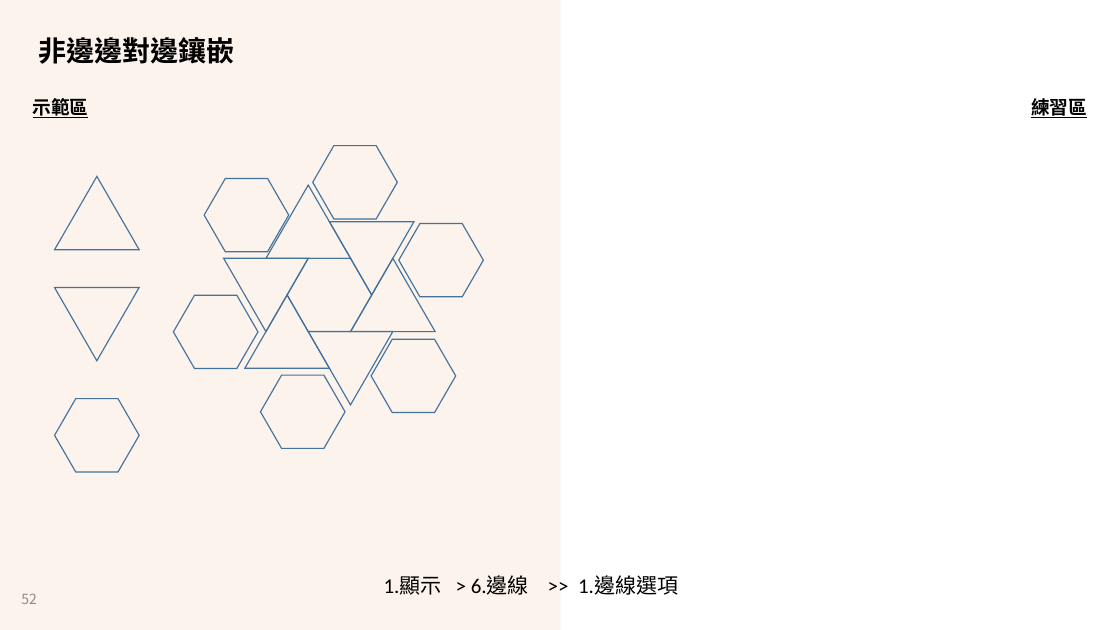
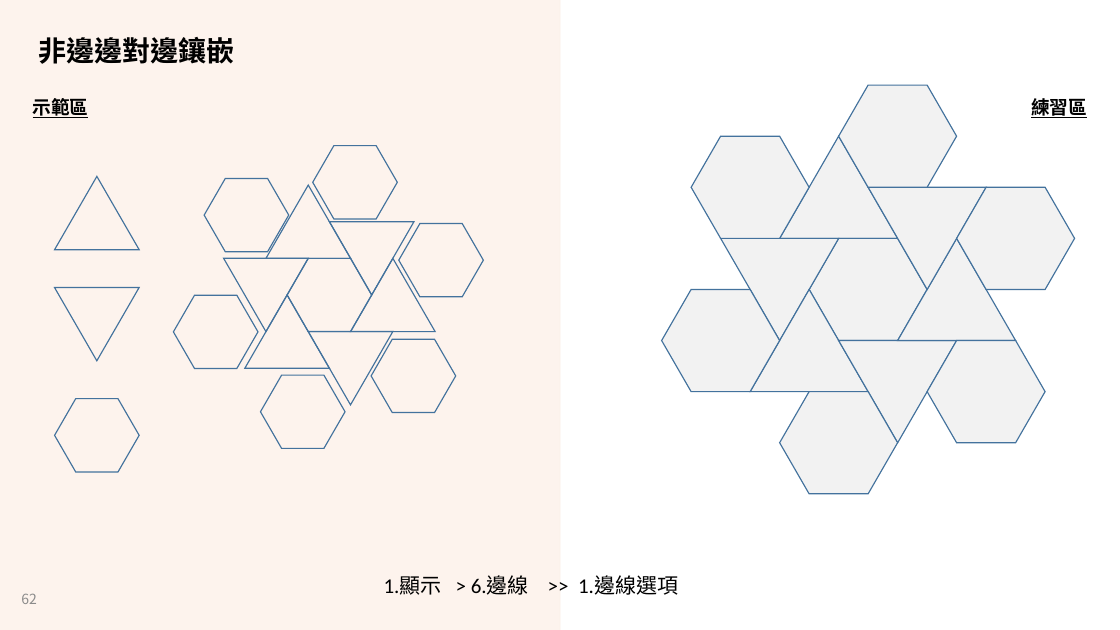
Before and after one commit to LittleD3092/My-Vault, a slide deck: slide 62 of Patterning and Drawing/4/AMA-數藝-5-2-5-密鋪-轉化-2024-0419.pptx (slide 52 before the commit). Drawn at 1120x630 pixels with LibreOffice and Linux fonts; fonts in the diff are those of the drawing; background and template pictures are left out. Boxes give left, top, right and bottom in pixels: in the first picture for what was removed or moved away, otherwise in the second. Text is boxed around its words. In the diff, an @@ line names an element or a change of style, - is before the commit and + after.

```diff
--- a/Patterning and Drawing/4/AMA-數藝-5-2-5-密鋪-轉化-2024-0419.pptx
+++ b/Patterning and Drawing/4/AMA-數藝-5-2-5-密鋪-轉化-2024-0419.pptx
@@ freeform shape added at box(839, 85, 956, 187), fill #F2F2F2, outline #43739E 1 pt @@
@@ freeform shape added at box(691, 136, 809, 239), fill #F2F2F2, outline #43739E 1 pt @@
@@ freeform shape added at box(780, 136, 897, 239), fill #F2F2F2, outline #43739E 1 pt @@
@@ freeform shape added at box(868, 137, 1016, 290), fill #F2F2F2, outline #43739E 1 pt @@
@@ freeform shape added at box(721, 187, 869, 340), fill #F2F2F2, outline #43739E 1 pt @@
@@ freeform shape added at box(957, 187, 1075, 290), fill #F2F2F2, outline #43739E 1 pt @@
@@ freeform shape added at box(809, 239, 927, 341), fill #F2F2F2, outline #43739E 1 pt @@
@@ freeform shape added at box(898, 239, 1016, 341), fill #F2F2F2, outline #43739E 1 pt @@
@@ freeform shape added at box(662, 290, 780, 392), fill #F2F2F2, outline #43739E 1 pt @@
@@ freeform shape added at box(750, 290, 898, 443), fill #F2F2F2, outline #43739E 1 pt @@
@@ freeform shape added at box(839, 340, 956, 443), fill #F2F2F2, outline #43739E 1 pt @@
@@ freeform shape added at box(928, 340, 1045, 443), fill #F2F2F2, outline #43739E 1 pt @@
@@ freeform shape added at box(780, 392, 897, 494), fill #F2F2F2, outline #43739E 1 pt @@
@@ page number at box(21, 593, 37, 604): text changed @@
-52
+62
```
Also in this commit, not shown: 28 other slides changed, 10 slides added, 3 other files.
